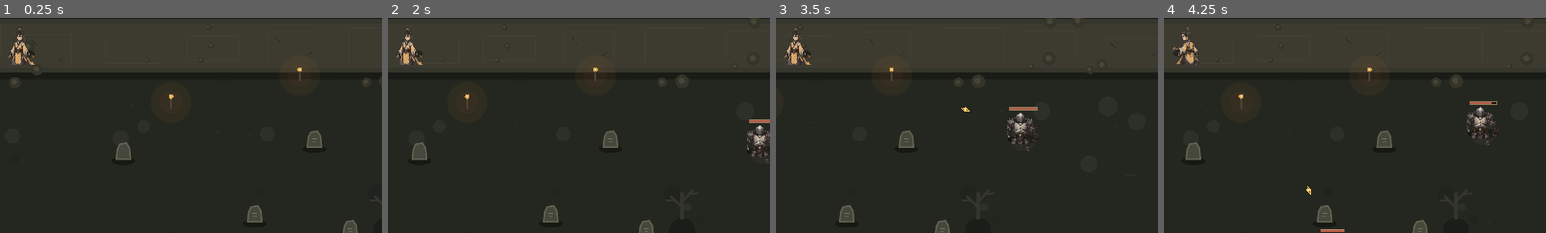
Above: before the commit, frames 1-4 (left to right).
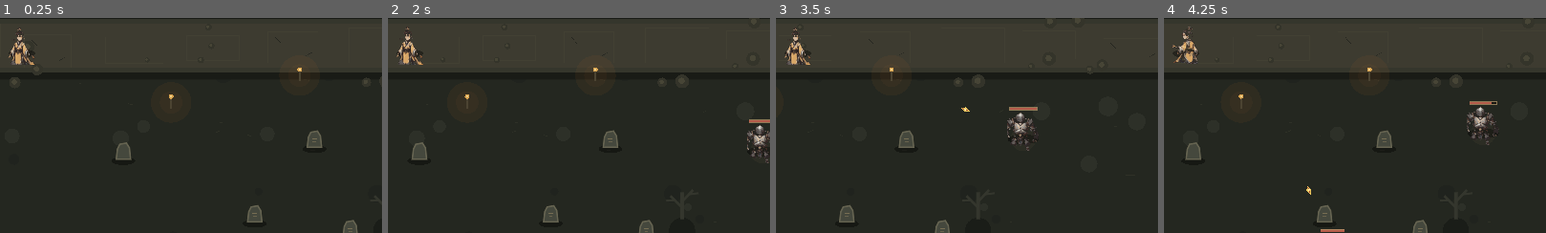
Above: after the commit, the same moments.

Repository: richenren/RemakeOfClassicGames
Game: Godot game, scene res://scenes/main.tscn
The game is run twice, just before and just after one commit, with the same random seed, the same clock (stepped at 60 frames per second) and the same inputs.
Inputs (mouse positions are % of the whole screen's width and height, from its top left):
- Up to frame 1 (0.25 s): no input
- Up to frame 2 (2 s): tap Enter at 0.5 s; move the mouse to (72, 45) at 0.52 s; hold D 0.53-1.25 s; tap E at 0.6 s; click (72, 45) at 0.67 s; tap Space at 0.77 s; drag from (30, 55) to (45, 70) at 1.27 s
- Up to frame 3 (3.5 s): move the mouse to (60, 28) at 2.02 s; hold D 2.03-2.75 s; tap 1 at 2.1 s; drag from (45, 70) to (20, 35) at 2.77 s
- Up to frame 4 (4.25 s): move the mouse to (80, 65) at 3.52 s; hold A from 3.53 s (still down); tap E at 3.6 s; tap Space at 3.77 s
The pictures show only the part of the screen within x 47-97%, y 44-94%; the shares and areas given below are measured in that part.

The runs differ from the first frame. In frame 1, less than 0.1% of the frame differs, in the area x 2-10%, y 4-22%; in frame 2, 0.1%; in frame 3, 0.1%; in frame 4, 0.4%.

Commit message:
feat: add procedural player movement animation

Diff:
--- a/game/scripts/player.gd
+++ b/game/scripts/player.gd
@@ -13,6 +13,8 @@
 var damage: float = 18.0
 var attack_interval: float = 0.82
 var pickup_radius: float = 92.0
+var xp_gain_multiplier: float = 1.0
+var xp_fractional: float = 0.0
 var invuln_time: float = 0.0
 var level: int = 1
 var xp: int = 0
@@ -22,11 +24,17 @@
 var collision_radius: float = 13.0
 var hit_flash: float = 0.0
 var is_moving: bool = false
+var animation_time: float = 0.0
+var gait_phase: float = 0.0
+var footstep_flash: float = 0.0
+var footstep_side: float = 1.0
 
 
 func tick(delta: float) -> void:
+	animation_time += delta
 	invuln_time = maxf(0.0, invuln_time - delta)
 	hit_flash = maxf(0.0, hit_flash - delta)
+	footstep_flash = maxf(0.0, footstep_flash - delta)
 
 	var keyboard_move := Vector2.ZERO
 	if Input.is_key_pressed(KEY_A) or Input.is_key_pressed(KEY_LEFT):
@@ -45,6 +53,13 @@
 	if is_moving:
 		facing = move_vector.normalized()
 		position += move_vector * move_speed * delta
+		var old_phase := gait_phase
+		gait_phase += delta * 11.0
+		if floori(gait_phase / PI) > floori(old_phase / PI):
+			footstep_flash = 0.13
+			footstep_side *= -1.0
+	else:
+		gait_phase += delta * 2.0
 
 	position.x = clampf(position.x, WORLD_MIN.x, WORLD_MAX.x)
 	position.y = clampf(position.y, WORLD_MIN.y, WORLD_MAX.y)
@@ -66,16 +81,18 @@
 
 
 func gain_xp(amount: int) -> void:
-	xp += amount
+	var total_xp := float(amount) * xp_gain_multiplier + xp_fractional
+	var whole_xp := floori(total_xp)
+	xp_fractional = total_xp - float(whole_xp)
+	xp += whole_xp
 
 
 func _draw() -> void:
-	# Soft ground shadow and a restrained talisman-gold rim help the sprite read on dark terrain.
-	draw_set_transform(Vector2(0.0, 13.0), 0.0, Vector2(1.45, 0.48))
-	draw_circle(Vector2.ZERO, 15.0, Color(0.015, 0.014, 0.012, 0.42))
-	draw_set_transform(Vector2.ZERO, 0.0, Vector2.ONE)
-	draw_circle(Vector2(0.0, 13.0), 12.0, Color(0.66, 0.49, 0.23, 0.12))
-
+	var gait := absf(sin(gait_phase))
+	var bob := sin(gait_phase * 2.0) * 2.2 if is_moving else sin(animation_time * 2.1) * 0.65
+	var squash_x := 1.0 + (gait * 0.025 if is_moving else 0.0)
+	var stretch_y := 1.0 - (gait * 0.018 if is_moving else 0.0)
+	var sprite_tilt := clampf(facing.x * 0.075, -0.075, 0.075) if is_moving else sin(animation_time * 0.8) * 0.01
 	var sprite_region: Rect2 = PLAYER_MOVE_REGION if is_moving else PLAYER_IDLE_REGION
 	var sprite_rect := Rect2(-24.0, -32.0, 48.0, 64.0)
 	var tint := Color.WHITE
@@ -84,9 +101,18 @@
 	elif invuln_time > 0.0 and int(Time.get_ticks_msec() / 80) % 2 == 0:
 		tint = Color(1.0, 1.0, 1.0, 0.62)
 
-	if is_moving and facing.x < -0.1:
-		draw_set_transform(Vector2.ZERO, 0.0, Vector2(-1.0, 1.0))
-		draw_texture_rect_region(CREATURES_ATLAS, sprite_rect, sprite_region, tint, false)
-		draw_set_transform(Vector2.ZERO, 0.0, Vector2.ONE)
-	else:
-		draw_texture_rect_region(CREATURES_ATLAS, sprite_rect, sprite_region, tint, false)
+	# The shadow stays on the ground while the body bobs and leans during each step.
+	draw_set_transform(Vector2(0.0, 13.0 + absf(bob) * 0.15), 0.0, Vector2(1.45 + gait * 0.04, 0.48 - gait * 0.015))
+	draw_circle(Vector2.ZERO, 15.0, Color(0.015, 0.014, 0.012, 0.42))
+	draw_set_transform(Vector2.ZERO, 0.0, Vector2.ONE)
+	draw_circle(Vector2(0.0, 13.0), 12.0, Color(0.66, 0.49, 0.23, 0.12))
+
+	if is_moving and footstep_flash > 0.0:
+		var dust_alpha := footstep_flash / 0.13 * 0.22
+		draw_circle(Vector2(-8.0 * footstep_side, 25.0), 4.0, Color(0.70, 0.62, 0.43, dust_alpha))
+		draw_circle(Vector2(-11.0 * footstep_side, 27.0), 2.5, Color(0.70, 0.62, 0.43, dust_alpha * 0.75))
+
+	var flip_x := -1.0 if facing.x < -0.1 else 1.0
+	draw_set_transform(Vector2(0.0, bob), sprite_tilt, Vector2(flip_x * squash_x, stretch_y))
+	draw_texture_rect_region(CREATURES_ATLAS, sprite_rect, sprite_region, tint, false)
+	draw_set_transform(Vector2.ZERO, 0.0, Vector2.ONE)
